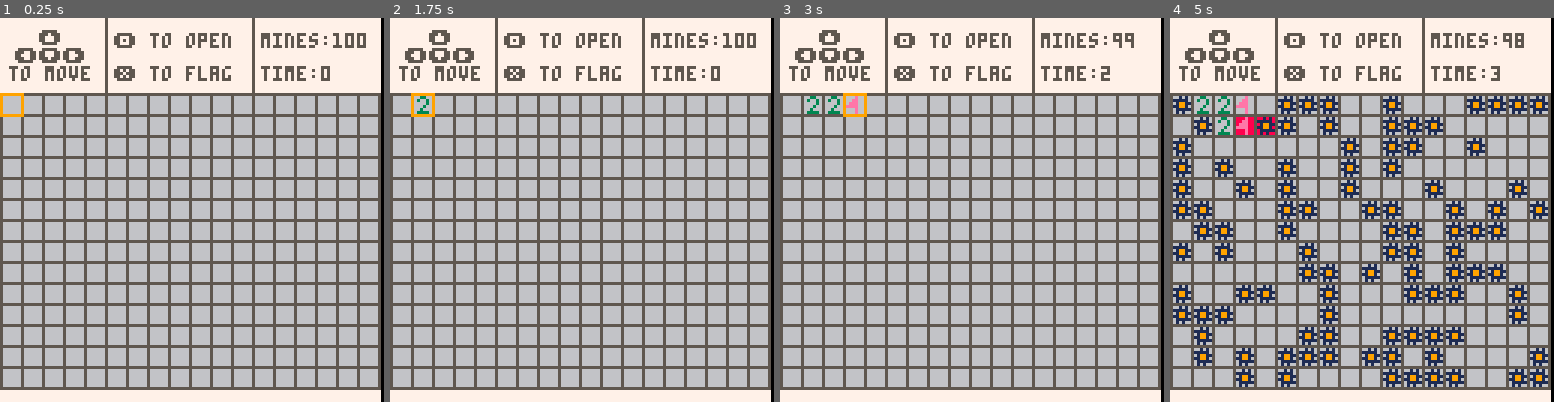
Above: before the commit, frames 1-4 (left to right).
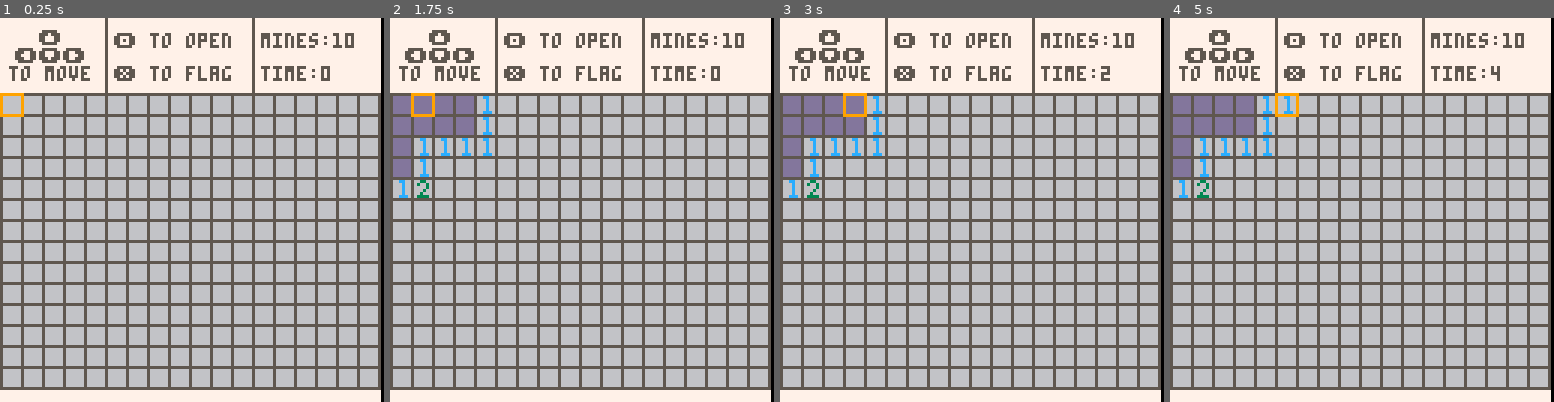
Above: after the commit, the same moments.

Repository: josiahhsu/github-pages
Game: PICO-8 cartridge Pico-8/minesweeper.p8
The game is run twice, just before and just after one commit, with the same random seed, the same clock (stepped at 60 frames per second) and the same inputs.
Inputs:
- Up to frame 1 (0.25 s): no input
- Up to frame 2 (1.75 s): tap X (X key) at 0.33, 1.07 s; tap O (Z key) at 0.7, 1.7 s; hold Right from 1.6 s (still down)
- Up to frame 3 (3 s): tap X (X key) at 1.85, 2.97 s; release Right at 2.1 s; tap O (Z key) at 2.1, 2.5, 2.9 s; hold Up 2.15-2.42 s; hold Right from 2.47 s (still down)
- Up to frame 4 (5 s): release Right at 3.03 s; hold Left 3.08-3.58 s; tap O (Z key) every 0.4 s from 3.3 to 4.9 s; hold Down 3.63-3.97 s; hold Right 4.02-4.68 s; tap X (X key) at 4.08 s; hold Up from 4.73 s (still down)

The runs differ from the first frame. In frame 1, less than 0.1% of the frame differs, in the area x 92-96%, y 3-8%; in frame 2, 2.8%; in frame 3, 2.8%; in frame 4, 17%, in the area x 0-99%, y 3-97%.

Commit message:
create safe wrapper for cell functions

Diff:
--- a/Pico-8/minesweeper.p8
+++ b/Pico-8/minesweeper.p8
@@ -3,7 +3,7 @@
 __lua__
 function _init()
  cls()
- total = 100
+ total = 10
  m = 18
  n = 14
  grid = make_grid()
@@ -84,7 +84,7 @@
  if btnp(4) then
   state.z()
  elseif btnp(5) then
-  flag_cell(px,py)
+  cell_do(px,py, flag_cell)
  end
 end
 
@@ -117,11 +117,16 @@
         in_bounds_y(y)
 end
 
+// wrapper for cell functions.
+// only perform function if
+// position is in bounds.
+function cell_do(x,y,f)
+ if in_bounds(x,y) then
+  f(x,y)
+ end
+end
+
 function open_cell(x,y)
- if not in_bounds(x,y) then
-  return
- end
-
  local cell = grid[x][y]
  // don't open revealed
  // or flagged cells
@@ -150,7 +155,7 @@
   cell.spr=cnt
   if cnt == 0 then
    function f(e)
-    open_cell(e[1],e[2])
+    cell_do(e[1],e[2],open_cell)
    end
    foreach(cells, f)
   end
@@ -158,10 +163,6 @@
 end
 
 function flag_cell(x,y)
- if not in_bounds(x,y) then
-  return
- end
-
  local cell = grid[x][y]
  if not cell.revealed then
   if cell.flagged then
@@ -198,10 +199,6 @@
 end
 
 function draw_cell(x,y)
- if not in_bounds(x,y) then
-  return
- end
-
  //draws cells on grid
  local cell = grid[x][y]
  x,y = coords(x,y)
@@ -223,7 +220,7 @@
  print("time:"..flr(t), 87,16,5)
  for i = 1, m do
   for j = 1, n do
-   draw_cell(i,j)
+   cell_do(i,j,draw_cell)
   end
  end
 end
@@ -249,7 +246,7 @@
 
  function s.z()
   state = play_state()
-  open_cell(px,py)
+  cell_do(px,py, open_cell)
  end
 
  return s
@@ -269,7 +266,7 @@
  end
 
  function s.z()
-  open_cell(px,py)
+  cell_do(px,py, open_cell)
  end
 
  return s
